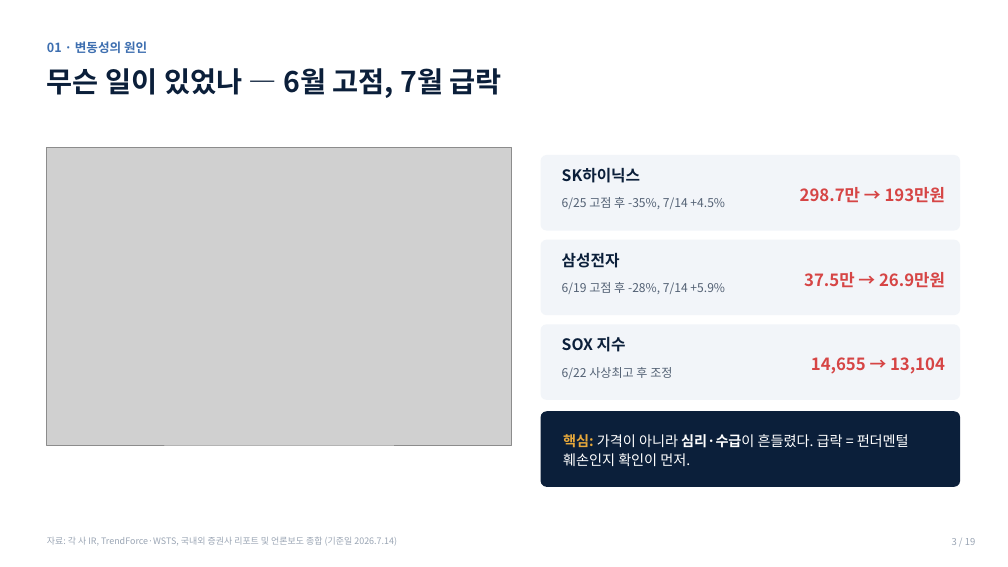
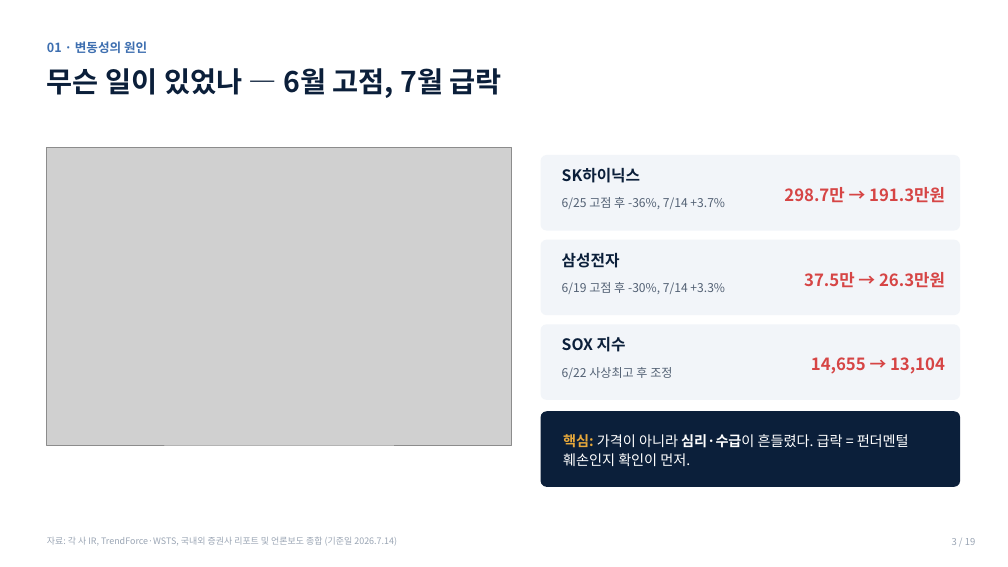
Before and after one commit to hanaroline/work_1, a slide deck: slide 3 of 반도체_고객세미나_2026.7.14.pptx. Drawn at 1008x567 pixels with LibreOffice and Linux fonts; fonts in the diff are those of the drawing; grey boxes stand for pictures. Boxes give left, top, right and bottom in pixels: in the first picture for what was removed or moved away, otherwise in the second. Text is boxed around its words. In the diff, an @@ line names an element or a change of style, - is before the commit and + after.

```diff
--- a/반도체_고객세미나_2026.7.14.pptx
+++ b/반도체_고객세미나_2026.7.14.pptx
@@ text at <box>562,197,725,209</box>: text changed @@
-6/25 고점 후 -35%, 7/14 +4.5%
+6/25 고점 후 -36%, 7/14 +3.7%
@@ text at <box>784,187,945,202</box>: text changed @@
-298.7만 → 193만원
+298.7만 → 191.3만원
@@ text at <box>562,282,725,294</box>: text changed @@
-6/19 고점 후 -28%, 7/14 +5.9%
+6/19 고점 후 -30%, 7/14 +3.3%
@@ text at <box>804,272,945,287</box>: text changed @@
-37.5만 → 26.9만원
+37.5만 → 26.3만원
```
Also in this commit, not shown: 3 other slides changed.
